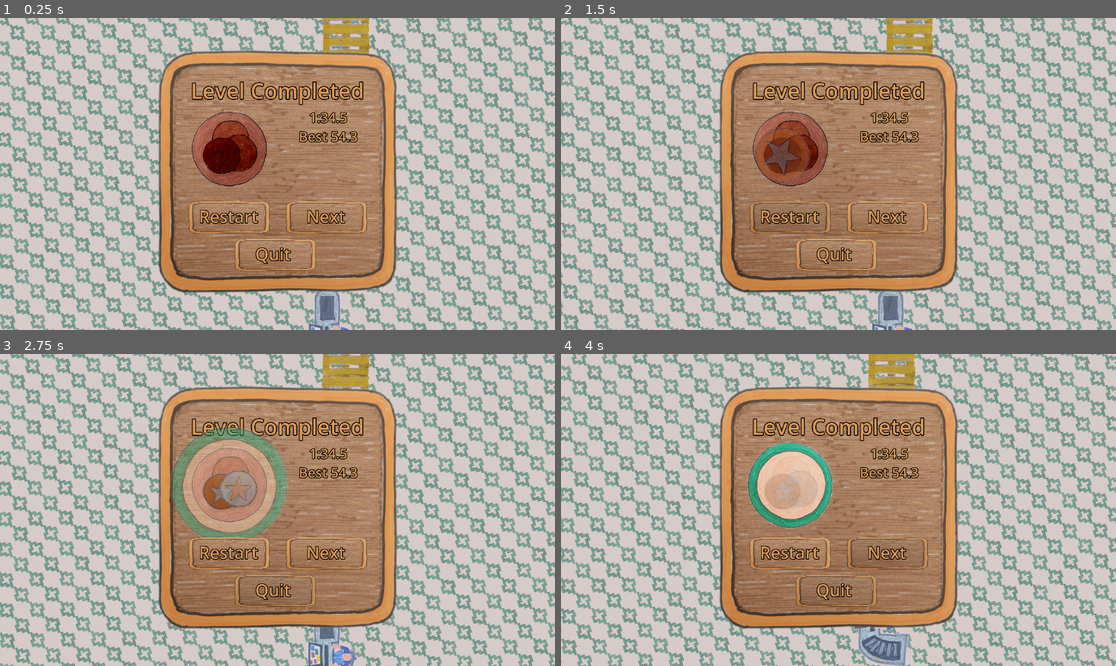
Above: before the commit, frames 1-4 (two rows, left to right).
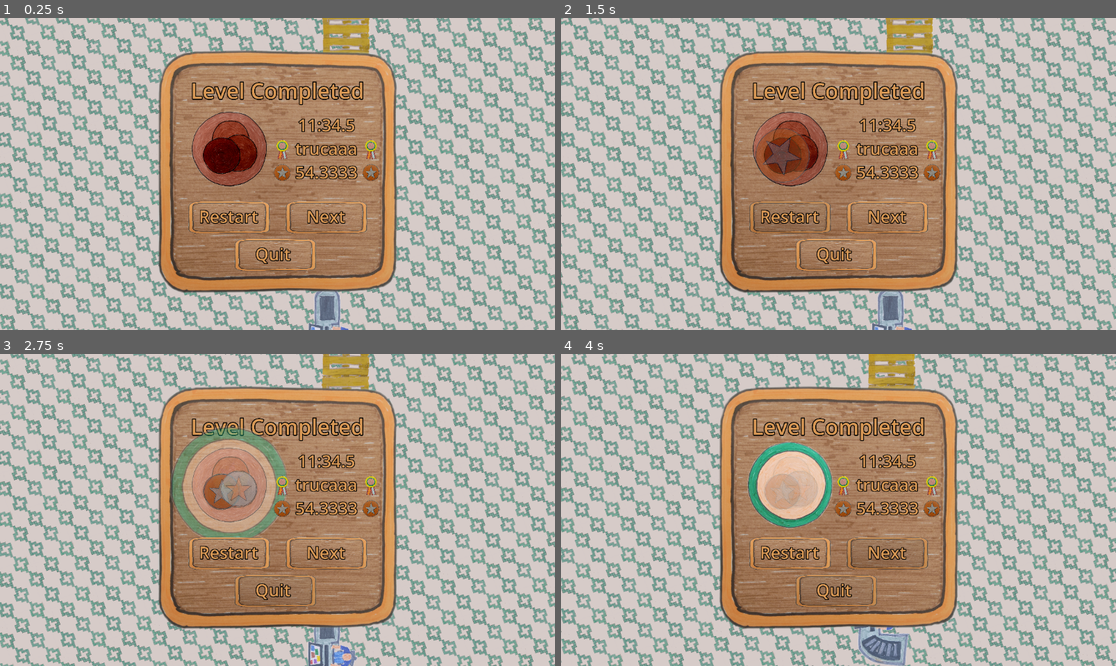
Above: after the commit, the same moments.

Repository: MathieuVavrille/market-drift
Game: Godot game, scene res://main.tscn
The game is run twice, just before and just after one commit, with the same random seed, the same clock (stepped at 60 frames per second) and the same inputs.
Inputs (mouse positions are in pixels of both pictures, inside the frame that each line leads up to):
- Up to frame 1 (0.25 s): no input
- Up to frame 2 (1.5 s): tap Enter (ui_accept) at 0.5, 0.77 s; move the mouse to (960, 158) at 0.52 s; hold Right (ui_right) 0.53-1.25 s; hold Ctrl (turn) 0.53-1.25 s; click (794, 217) at 1.27 s
- Up to frame 3 (2.75 s): move the mouse to (166, 525) at 2.02 s; hold Down (ui_down) from 2.03 s (still down); tap Ctrl (turn) at 2.1 s; tap Enter (ui_accept) at 2.27 s
- Up to frame 4 (4 s): move the mouse to (894, 441) at 2.77 s; release Down (ui_down) at 2.78 s; hold Right (ui_right) 2.78-3.53 s; hold Ctrl (turn) 2.78-3.53 s; move the mouse to (810, 572) at 3.52 s; hold Up (ui_up) from 3.53 s (still down); tap Ctrl (turn) at 3.6 s; tap Enter (ui_accept) at 3.77 s

The runs differ from the first frame. In frame 1, 1.7% of the frame differs, in the area x 49-69%, y 30-53%; in frame 2, 1.7%; in frame 3, 1.7%; in frame 4, 1.7%.

Commit message:
adding pb ribbon and medal to win menu

Diff:
--- a/ui/level_end.tscn
+++ b/ui/level_end.tscn
@@ -1,9 +1,11 @@
-[gd_scene load_steps=8 format=3 uid="uid://bs2mg5xyq08mw"]
+[gd_scene load_steps=10 format=3 uid="uid://bs2mg5xyq08mw"]
 
 [ext_resource type="PackedScene" uid="uid://b4ob6ydx3acs" path="res://ui/multi_medal.tscn" id="1_32sc8"]
 [ext_resource type="Script" uid="uid://be80mm2gtg5v7" path="res://ui/level_end.gd" id="1_ukl6e"]
 [ext_resource type="Texture2D" uid="uid://ch4m151xhp43u" path="res://assets/ui/menu_background.png" id="1_vkghd"]
 [ext_resource type="PackedScene" uid="uid://cshjw5w1n760w" path="res://ui/shaded_button.tscn" id="4_vymvp"]
+[ext_resource type="Texture2D" uid="uid://cox2qmd8mk4k0" path="res://assets/medals/pb_ribbon.png" id="5_vymvp"]
+[ext_resource type="PackedScene" uid="uid://crb8y4vme7et8" path="res://ui/medal.tscn" id="6_ovx2h"]
 
 [sub_resource type="RectangleShape2D" id="RectangleShape2D_ukl6e"]
 size = Vector2(30, 300)
@@ -70,19 +72,20 @@
 anchor_top = 0.5
 anchor_right = 0.5
 anchor_bottom = 0.5
-offset_left = -25.0
-offset_top = -137.0
-offset_right = 721.0
-offset_bottom = 228.0
-grow_horizontal = 2
-grow_vertical = 2
-scale = Vector2(0.35, 0.35)
-theme_override_colors/font_color = Color(0.847059, 0.596078, 0.333333, 1)
-theme_override_colors/font_outline_color = Color(0, 0, 0, 1)
-theme_override_constants/outline_size = 17
-theme_override_font_sizes/font_size = 80
-text = "1:34.5
-Best 54.3"
+offset_left = -58.0
+offset_top = -126.0
+offset_right = 854.0
+offset_bottom = 291.0
+grow_horizontal = 2
+grow_vertical = 2
+scale = Vector2(0.35, 0.35)
+theme_override_colors/font_color = Color(0.847059, 0.596078, 0.333333, 1)
+theme_override_colors/font_outline_color = Color(0, 0, 0, 1)
+theme_override_constants/outline_size = 17
+theme_override_font_sizes/font_size = 100
+text = "11:34.5
+trucaaa
+54.3333"
 horizontal_alignment = 1
 
 [node name="MultiMedal" parent="Control" instance=ExtResource("1_32sc8")]
@@ -200,6 +203,24 @@
 theme_override_font_sizes/font_size = 100
 text = "Quit"
 
+[node name="PbRibbonL" type="Sprite2D" parent="Control"]
+position = Vector2(10, -50)
+scale = Vector2(0.05, 0.05)
+texture = ExtResource("5_vymvp")
+
+[node name="PbRibbonR" type="Sprite2D" parent="Control"]
+position = Vector2(194, -50)
+scale = Vector2(0.05, 0.05)
+texture = ExtResource("5_vymvp")
+
+[node name="MedalL" parent="Control" instance=ExtResource("6_ovx2h")]
+position = Vector2(10, -3)
+scale = Vector2(0.07, 0.07)
+
+[node name="MedalR" parent="Control" instance=ExtResource("6_ovx2h")]
+position = Vector2(194, -3)
+scale = Vector2(0.07, 0.07)
+
 [node name="Node2D" type="Node2D" parent="."]
 
 [node name="CollisionShape2D" type="CollisionShape2D" parent="Node2D"]
--- a/ui/medal.gd
+++ b/ui/medal.gd
@@ -1,16 +1,20 @@
 extends Sprite2D
 
-@export_enum("bronze", "silver", "gold", "author") var color: String
+@export_enum("bronze", "silver", "gold", "author") var color: String = "bronze"
 
 var original_scale = 1.
 func _ready():
 	original_scale = scale.x
-	#texture = load("res://assets/medals/" + color + ".png")
+
+func set_medal_color(new_color):
+	color = new_color
+	texture = load("res://assets/medals/" + color + ".png")
 	match color:
 		"bronze": $DrumEnd.pitch_scale = 1.0
 		"silver": $DrumEnd.pitch_scale = 1.1
 		"gold": $DrumEnd.pitch_scale = 1.2
 		"author": $DrumEnd.pitch_scale = 1.3
+
 
 
 const ANIMATION_DURATION = 1.
--- a/ui/medal.tscn
+++ b/ui/medal.tscn
@@ -1,9 +1,11 @@
-[gd_scene load_steps=3 format=3 uid="uid://crb8y4vme7et8"]
+[gd_scene load_steps=4 format=3 uid="uid://crb8y4vme7et8"]
 
+[ext_resource type="Texture2D" uid="uid://2ff2a0aght5w" path="res://assets/medals/bronze.png" id="1_ax5yu"]
 [ext_resource type="Script" uid="uid://c86yk5rekcdvf" path="res://ui/medal.gd" id="2_6so3y"]
 [ext_resource type="AudioStream" uid="uid://dim2wqdd27clq" path="res://assets/sfx/drum_end.wav" id="2_ax5yu"]
 
 [node name="Medal" type="Sprite2D"]
+texture = ExtResource("1_ax5yu")
 script = ExtResource("2_6so3y")
 
 [node name="DrumEnd" type="AudioStreamPlayer" parent="."]
Binary file added: assets/medals/pb_ribbon.png
Not shown, added: assets/medals/pb_ribbon.png.import
